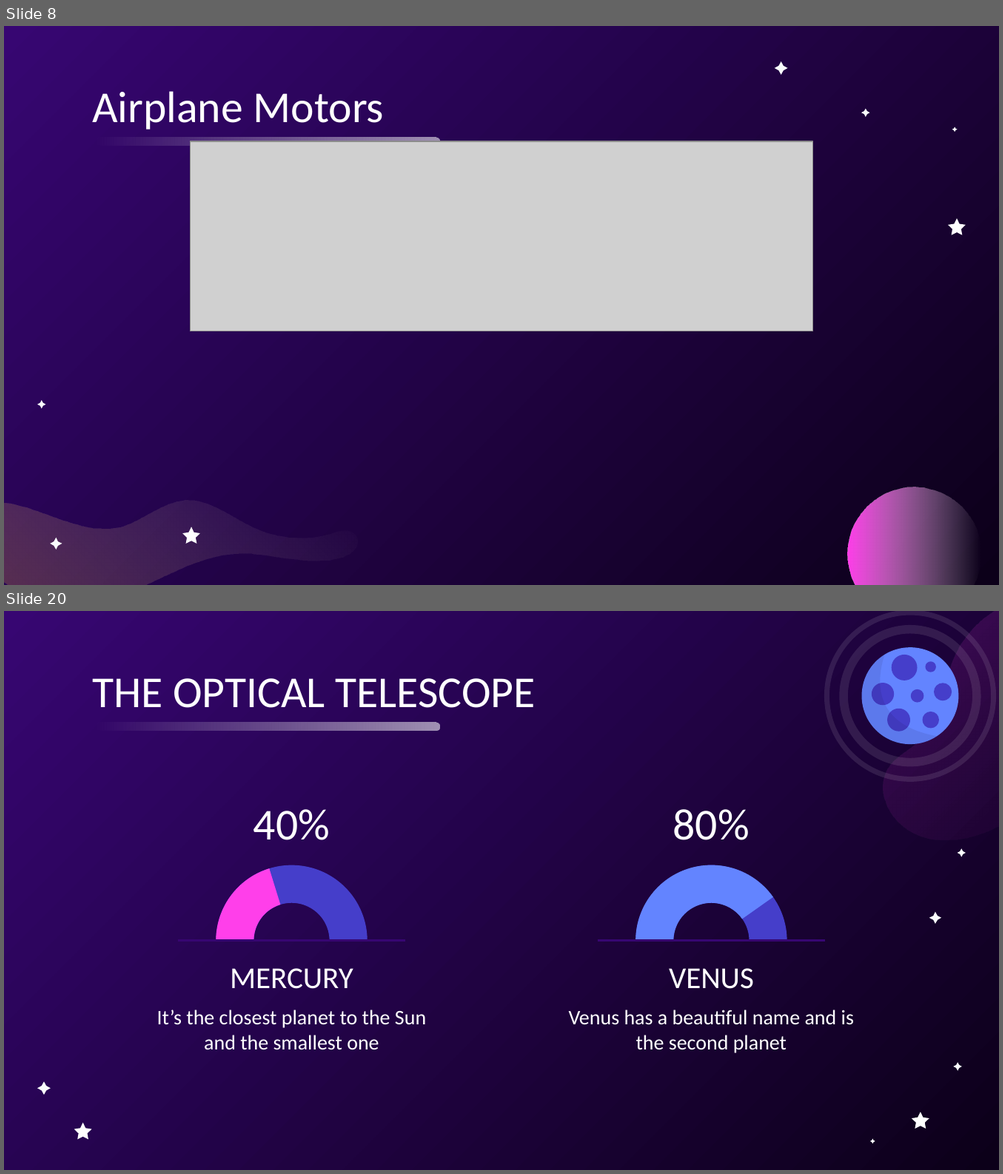
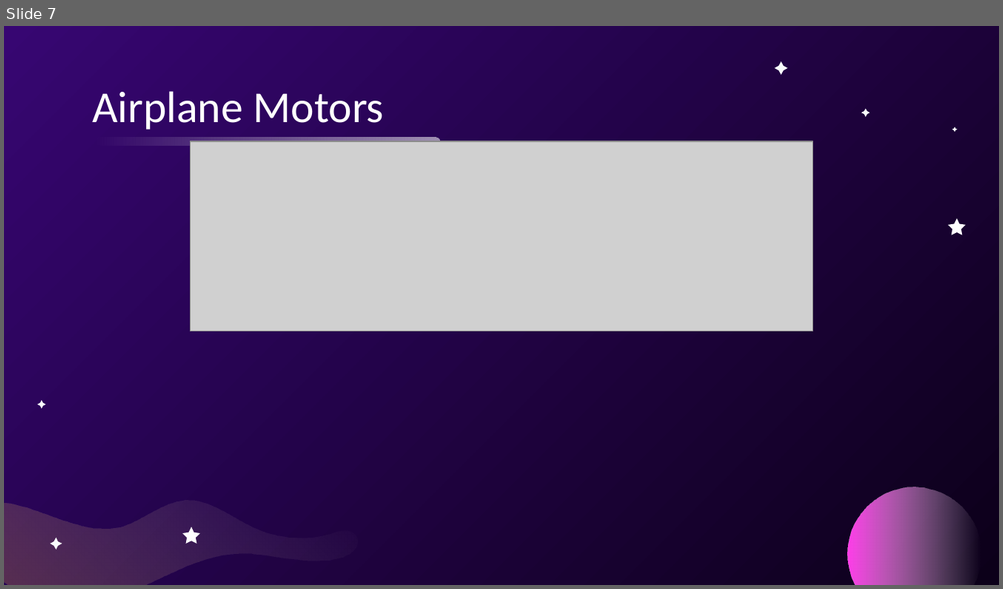
Before and after one commit to usedgenes/Rocketry-Curriculum, a slide deck: Beginner/Day 3/Rocket Motors.pptx. Shown one above the other, each under a label of ours: slides 8 and 20 before the commit, slide 7 after it; the slides between them are not shown. The pictures are 1003x1174 and 1003x589 pixels, drawn with LibreOffice and Linux fonts; fonts in the diff are those of the drawing; grey boxes stand for pictures. Boxes give left, top, right and bottom in pixels: in the first picture for what was removed or moved away, otherwise in the second. Text is boxed around its words. In the diff, an @@ line names an element or a change of style, - is before the commit and + after.

```diff
--- a/Beginner/Day 3/Rocket Motors.pptx
+++ b/Beginner/Day 3/Rocket Motors.pptx
@@ slide 20 removed at <box>4,611,999,1170</box>, background gradient #0C0019 to #370672 @@
@@ group removed at <box>823,611,999,840</box>: 12 freeform shapes @@
@@ title removed at <box>92,678,535,708</box> @@
-THE OPTICAL TELESCOPE
@@ rounded rectangle removed at <box>94,723,440,732</box> @@
@@ title removed at <box>253,809,330,840</box> @@
-40%
@@ title removed at <box>673,809,749,840</box> @@
-80%
@@ arch (boxed as its full ring) removed at <box>216,866,367,1017</box> @@
@@ arch (boxed as its full ring) removed at <box>216,866,367,1017</box> @@
@@ arch (boxed as its full ring) removed at <box>635,866,787,1017</box> @@
@@ arch (boxed as its full ring) removed at <box>635,866,787,1017</box> @@
@@ line removed from (178, 941) to (405, 941) @@
@@ line removed from (597, 941) to (825, 941) @@
@@ subtitle removed at <box>230,968,353,989</box> @@
-MERCURY
@@ subtitle removed at <box>669,968,754,989</box> @@
-VENUS
@@ subtitle removed at <box>157,1010,426,1051</box> @@
-It’s the closest planet to the Sun and the smallest one
@@ subtitle removed at <box>569,1010,854,1054</box> @@
-Venus has a beautiful name and is the second planet
@@ group removed at <box>37,849,965,1144</box>: 7 freeform shapes @@
@@ what was slide 8 is now slide 7 @@
```
Also in this commit, not shown: 1 slide added, 30 other slides removed, 4 other files.
